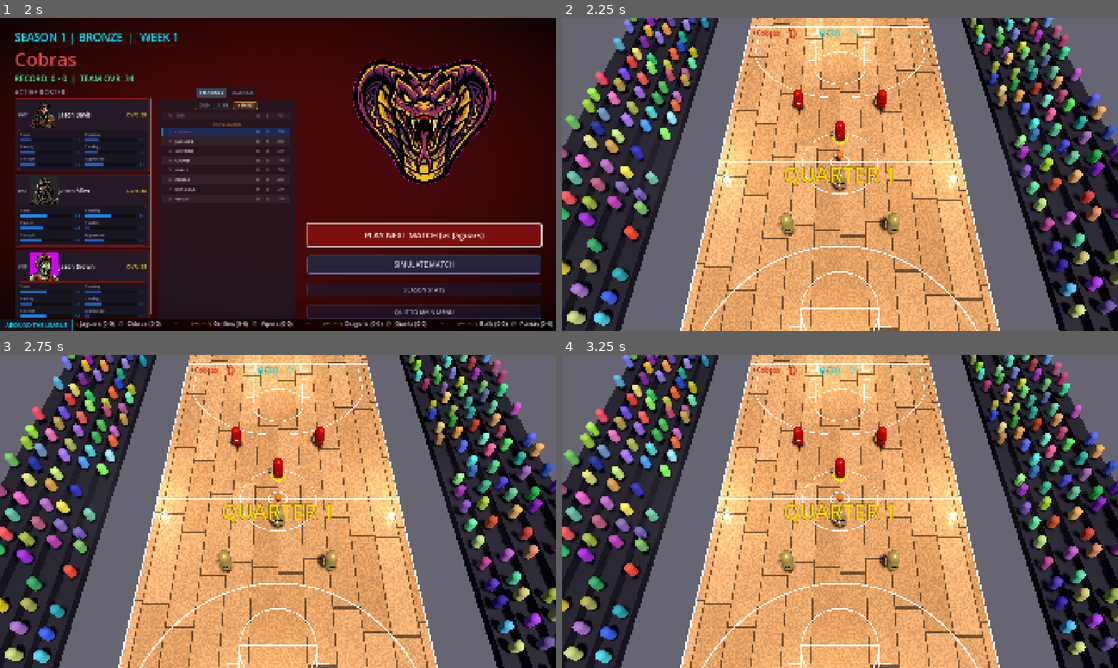
Above: before the commit, frames 1-4 (two rows, left to right).
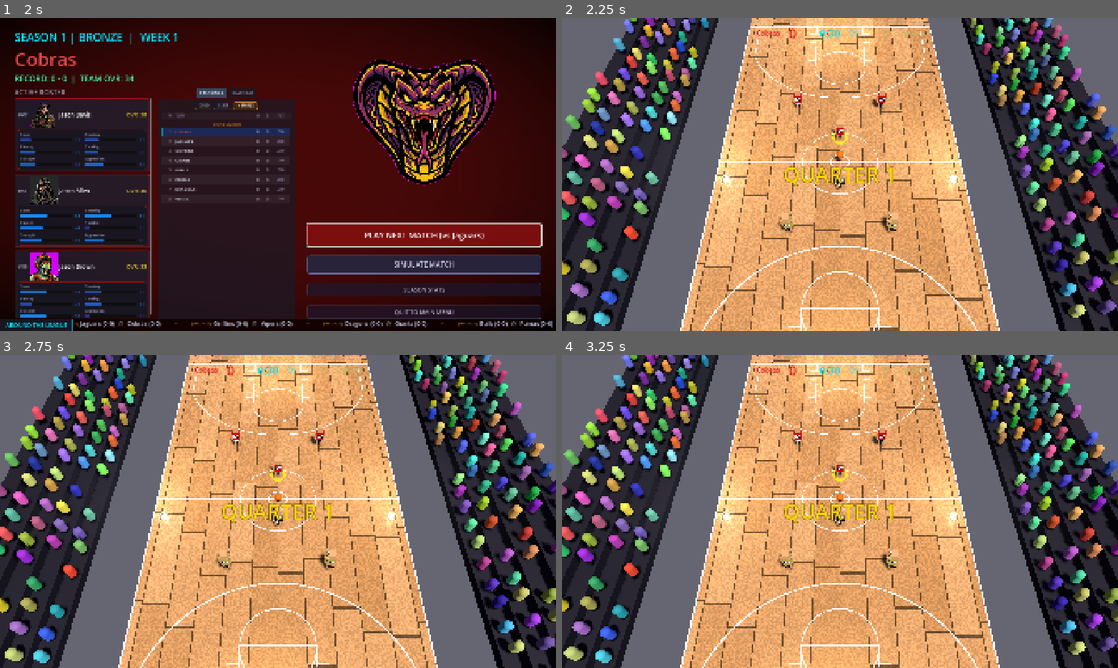
Above: after the commit, the same moments.

Repository: jerbtrundles/ball
Game: Godot game, scene res://ui/main_menu.tscn
Two runs of this game, one before a commit and one after it. Both use one fixed random seed, a clock stepped at 60 frames per second and the inputs below.
Inputs (mouse positions are in pixels of both pictures, inside the frame that each line leads up to):
- Up to frame 1 (2 s): click "NEW FRANCHISE" at 0.5 s; click "START SEASON 1" at 1.25 s
- Up to frame 2 (2.25 s): click "PLAY NEXT MATCH (vs Jaguars)" at 2 s
- Up to frame 3 (2.75 s): no input
- Up to frame 4 (3.25 s): tap Enter (ui_accept) at 2.75, 3.02 s; move the mouse to (962, 495) at 2.77 s; hold D (move_right) from 2.78 s (still down); tap J (action_pass) at 2.85 s; click (962, 495) at 2.92 s

Frame 1 is identical in both runs. In frame 2, 0.8% of the frame differs, in the area x 38-61%, y 22-70%; in frame 3, 0.8%; in frame 4, 0.8%.

Commit message:
feat: add player character script with full movement, state management, ball interaction, and procedural model generation.

Diff:
--- a/scenes/characters/player.gd
+++ b/scenes/characters/player.gd
@@ -99,21 +99,84 @@
 var _buff_indicator_mesh: MeshInstance3D = null
 var _buff_indicator_mat: StandardMaterial3D = null
 
+# Procedural animation nodes
+var _model_root: Node3D = null
+var _torso: MeshInstance3D = null
+var _head: MeshInstance3D = null
+var _leg_pivot_l: Node3D = null
+var _leg_pivot_r: Node3D = null
+var _foot_l: MeshInstance3D = null
+var _foot_r: MeshInstance3D = null
+var _jersey_label_front: Label3D = null
+var _jersey_label_back: Label3D = null
+
+var _anim_time: float = 0.0
+var _dribble_time: float = 0.0
+
 func _setup_visuals() -> void:
+	# Hide the default capsule mesh if it exists
+	if mesh:
+		mesh.visible = false
+
+	# Root for all model parts
+	_model_root = Node3D.new()
+	_model_root.name = "ModelRoot"
+	add_child(_model_root)
+
 	var color = team_colors[team_index] if team_index < team_colors.size() else Color.WHITE
 	if custom_team_color.a > 0.0:
 		color = custom_team_color
 
 	team_color_material.albedo_color = color
-	team_color_material.albedo_color = color
 	team_color_material.emission_enabled = true
 	team_color_material.emission = color * 0.3
-	team_color_material.metallic = 0.6
-	team_color_material.roughness = 0.3
-	if mesh:
-		mesh.material_override = team_color_material
-
-	# Accent color for visor and details
+	team_color_material.metallic = 0.4
+	team_color_material.roughness = 0.6
+
+	# Skin-tone material for head and limbs
+	var skin_mat = StandardMaterial3D.new()
+	skin_mat.albedo_color = Color(0.85, 0.65, 0.45)
+	skin_mat.roughness = 0.8
+
+	# --- Torso ---
+	_torso = MeshInstance3D.new()
+	_torso.name = "Torso"
+	var torso_mesh = BoxMesh.new()
+	torso_mesh.size = Vector3(0.5, 0.7, 0.3)
+	_torso.mesh = torso_mesh
+	_torso.material_override = team_color_material
+	_torso.position = Vector3(0, 0.9, 0)
+	_model_root.add_child(_torso)
+
+	# --- Head ---
+	_head = MeshInstance3D.new()
+	_head.name = "Head"
+	var head_mesh = BoxMesh.new()
+	head_mesh.size = Vector3(0.35, 0.35, 0.35)
+	_head.mesh = head_mesh
+	_head.material_override = skin_mat
+	_head.position = Vector3(0, 0.55, 0) # Relative to torso center
+	_torso.add_child(_head)
+
+	# --- Jersey Numbers ---
+	_jersey_label_front = Label3D.new()
+	_jersey_label_front.name = "JerseyNumber_Front"
+	_jersey_label_front.text = str(jersey_number)
+	_jersey_label_front.font_size = 48
+	_jersey_label_front.outline_size = 12
+	_jersey_label_front.position = Vector3(0, 0, -0.16)
+	_jersey_label_front.rotation_degrees = Vector3(0, 180, 0)
+	_torso.add_child(_jersey_label_front)
+
+	_jersey_label_back = Label3D.new()
+	_jersey_label_back.name = "JerseyNumber_Back"
+	_jersey_label_back.text = str(jersey_number)
+	_jersey_label_back.font_size = 64
+	_jersey_label_back.outline_size = 16
+	_jersey_label_back.position = Vector3(0, 0, 0.16)
+	_torso.add_child(_jersey_label_back)
+
+	# --- Accent color for visor and details ---
 	var accent_color = Color(0.0, 1.0, 1.0) if team_index == 0 else Color(1.0, 1.0, 0.0)
 	var accent_mat = StandardMaterial3D.new()
 	accent_mat.albedo_color = accent_color
@@ -121,68 +184,74 @@
 	accent_mat.emission = accent_color
 	accent_mat.emission_energy_multiplier = 3.0
 
-	# Skin-tone material for arms
-	var skin_mat = StandardMaterial3D.new()
-	skin_mat.albedo_color = Color(0.85, 0.65, 0.45)
-	skin_mat.roughness = 0.8
-
-	# --- Visor (front-facing stripe so you can see direction) ---
+	# Add visor to head
 	var visor = MeshInstance3D.new()
 	visor.name = "Visor"
 	var visor_mesh = BoxMesh.new()
-	visor_mesh.size = Vector3(0.3, 0.12, 0.05)
+	visor_mesh.size = Vector3(0.25, 0.08, 0.05)
 	visor.mesh = visor_mesh
 	visor.material_override = accent_mat
-	visor.position = Vector3(0, 1.2, -0.34)
-	add_child(visor)
-
-	# --- Arms (left and right with pivot nodes for animation) ---
+	visor.position = Vector3(0, 0.05, -0.17)
+	_head.add_child(visor)
+
+	# --- Arms ---
 	for side in [-1, 1]:
 		var arm_pivot = Node3D.new()
 		arm_pivot.name = "ArmPivot_L" if side == -1 else "ArmPivot_R"
-		arm_pivot.position = Vector3(side * 0.38, 1.0, 0)  # Shoulder joint
-		add_child(arm_pivot)
-
-		if side == -1:
-			_left_arm_pivot = arm_pivot
-		else:
-			_right_arm_pivot = arm_pivot
-
-		# Upper arm
-		var upper_arm = MeshInstance3D.new()
-		upper_arm.name = "UpperArm"
-		var ua_mesh = CylinderMesh.new()
-		ua_mesh.top_radius = 0.07
-		ua_mesh.bottom_radius = 0.06
-		ua_mesh.height = 0.35
-		upper_arm.mesh = ua_mesh
-		upper_arm.material_override = skin_mat
-		upper_arm.position = Vector3(0, -0.18, 0)  # Hangs down from pivot
-		arm_pivot.add_child(upper_arm)
-
-		# Forearm
-		var forearm = MeshInstance3D.new()
-		forearm.name = "Forearm"
-		var fa_mesh = CylinderMesh.new()
-		fa_mesh.top_radius = 0.06
-		fa_mesh.bottom_radius = 0.05
-		fa_mesh.height = 0.3
-		forearm.mesh = fa_mesh
-		forearm.material_override = skin_mat
-		forearm.position = Vector3(0, -0.5, 0)  # Below upper arm
-		arm_pivot.add_child(forearm)
-
-		# Hand (small sphere)
+		arm_pivot.position = Vector3(side * 0.3, 0.25, 0) # Shoulder joint relative to torso
+		_torso.add_child(arm_pivot)
+
+		if side == -1: _left_arm_pivot = arm_pivot
+		else: _right_arm_pivot = arm_pivot
+
+		var arm_mesh = MeshInstance3D.new()
+		var am = CylinderMesh.new()
+		am.top_radius = 0.07
+		am.bottom_radius = 0.05
+		am.height = 0.6
+		arm_mesh.mesh = am
+		arm_mesh.material_override = skin_mat
+		arm_mesh.position = Vector3(0, -0.3, 0)
+		arm_pivot.add_child(arm_mesh)
+
 		var hand = MeshInstance3D.new()
-		hand.name = "Hand"
-		var hand_mesh = SphereMesh.new()
-		hand_mesh.radius = 0.06
-		hand_mesh.height = 0.12
-		hand.mesh = hand_mesh
+		var hm = SphereMesh.new()
+		hm.radius = 0.06
+		hm.height = 0.12
+		hand.mesh = hm
 		hand.material_override = skin_mat
-		hand.position = Vector3(0, -0.68, 0)
-		arm_pivot.add_child(hand)
-
+		hand.position = Vector3(0, -0.32, 0) # End of arm_mesh
+		arm_mesh.add_child(hand)
+
+	# --- Legs ---
+	for side in [-1, 1]:
+		var leg_pivot = Node3D.new()
+		leg_pivot.name = "LegPivot_L" if side == -1 else "LegPivot_R"
+		leg_pivot.position = Vector3(side * 0.15, -0.35, 0) # Hip joint relative to torso
+		_torso.add_child(leg_pivot)
+
+		if side == -1: _leg_pivot_l = leg_pivot
+		else: _leg_pivot_r = leg_pivot
+
+		var leg_mesh = MeshInstance3D.new()
+		var lm = CylinderMesh.new()
+		lm.top_radius = 0.1
+		lm.bottom_radius = 0.07
+		lm.height = 0.6
+		leg_mesh.mesh = lm
+		leg_mesh.material_override = skin_mat
+		leg_mesh.position = Vector3(0, -0.3, 0)
+		leg_pivot.add_child(leg_mesh)
+
+		var foot = MeshInstance3D.new()
+		var fm = BoxMesh.new()
+		fm.size = Vector3(0.12, 0.08, 0.22)
+		foot.mesh = fm
+		var foot_mat = StandardMaterial3D.new()
+		foot_mat.albedo_color = Color(0.1, 0.1, 0.1) # Black sneakers
+		foot.material_override = foot_mat
+		foot.position = Vector3(0, -0.3, -0.05) # Relative to leg_mesh center
+		leg_mesh.add_child(foot)
 
 	# --- Human player ring indicator ---
 	if is_human:
@@ -203,7 +272,7 @@
 		ring.position = Vector3(0, 0.05, 0)
 		add_child(ring)
 
-	# --- Buff Indicator Ring (hidden by default) ---
+	# --- Buff Indicator Ring ---
 	_buff_indicator_mesh = MeshInstance3D.new()
 	_buff_indicator_mesh.name = "BuffRing"
 	var buff_mesh = TorusMesh.new()
@@ -214,7 +283,7 @@
 	_buff_indicator_mat.transparency = BaseMaterial3D.TRANSPARENCY_ALPHA
 	_buff_indicator_mat.emission_enabled = true
 	_buff_indicator_mesh.material_override = _buff_indicator_mat
-	_buff_indicator_mesh.position = Vector3(0, 0.06, 0) # Just above human ring
+	_buff_indicator_mesh.position = Vector3(0, 0.06, 0)
 	_buff_indicator_mesh.visible = false
 	add_child(_buff_indicator_mesh)
 
@@ -303,6 +372,7 @@
 		State.PASSING:
 			_process_movement(delta)
 		State.CELEBRATING:
+			_update_animations(delta)
 			celebrate_timer -= delta
 			if celebrate_timer <= 0:
 				current_state = State.IDLE
@@ -311,6 +381,8 @@
 				velocity.y -= 20.0 * delta
 			move_and_slide()
 
+	_update_animations(delta)
+
 	# Update facing
 	if input_aim.length() > 0.1:
 		aim_direction = Vector3(input_aim.x, 0, input_aim.y).normalized()
@@ -325,15 +397,101 @@
 
 	# Ball follow
 	if has_ball and held_ball:
-		var ball_offset = facing_direction * 0.8 + Vector3(0, 0.8, 0)
+		# Procedural dribble offset
+		var dribble_y = 0.0
+		var dribble_fwd = 0.8
+		var dribble_side = 0.4
+
+		var freq = 10.0 if current_state in [State.RUNNING, State.SPRINTING] else 5.0
+		var amp = 0.5
+		var bounce = abs(sin(_dribble_time * freq))
+		dribble_y = 0.6 + bounce * amp
+
+		# Move ball slightly side to side
+		var side_swing = sin(_dribble_time * freq * 0.5) * 0.2
+
+		var right_vec = facing_direction.cross(Vector3.UP).normalized()
+		var ball_offset = facing_direction * dribble_fwd + Vector3(0, dribble_y, 0) + right_vec * (dribble_side + side_swing)
+
 		held_ball.global_position = global_position + ball_offset
 		held_ball.linear_velocity = Vector3.ZERO
 		held_ball.angular_velocity = Vector3.ZERO
+
+		# Rotate ball slightly as if dribbling
+		held_ball.rotation.x += delta * 15.0
 
 	# --- Floor safety: prevent falling through the court ---
 	if global_position.y < -1.0:
 		global_position.y = 0.5
 		velocity.y = 0
+
+func _update_animations(delta: float) -> void:
+	if not _model_root: return
+
+	_anim_time += delta
+
+	var horizontal_vel = Vector3(velocity.x, 0, velocity.z).length()
+	var is_moving = horizontal_vel > 0.5
+
+	if current_state == State.KNOCKED_DOWN:
+		# Handled by tween in receive_tackle, but let's reset rotations
+		_leg_pivot_l.rotation.x = 0
+		_leg_pivot_r.rotation.x = 0
+		return
+
+	if is_moving:
+		# Run cycle
+		var speed_mult = clampf(horizontal_vel * 1.5, 5.0, 15.0)
+		var cycle = _anim_time * speed_mult
+
+		# Leg swing
+		var leg_swing = sin(cycle) * 0.6
+		_leg_pivot_l.rotation.x = leg_swing
+		_leg_pivot_r.rotation.x = -leg_swing
+
+		# Torso bob & lean
+		_torso.position.y = 0.9 + abs(sin(cycle * 2.0)) * 0.08
+		_torso.rotation.z = -sin(cycle) * 0.05 # Side to side lean
+		_torso.rotation.x = 0.2 # Lean forward
+
+		# Arms swing in opposition to legs (if not shooting/passing)
+		if current_state in [State.RUNNING, State.SPRINTING, State.IDLE]:
+			_left_arm_pivot.rotation.x = -leg_swing * 0.8
+			_right_arm_pivot.rotation.x = leg_swing * 0.8
+	else:
+		# Idle breathing bob
+		var idle_cycle = _anim_time * 2.5
+		_torso.position.y = lerp(_torso.position.y, 0.9 + sin(idle_cycle) * 0.03, 0.1)
+		_torso.rotation.x = lerp_angle(_torso.rotation.x, 0.0, 0.1)
+		_torso.rotation.z = lerp_angle(_torso.rotation.z, 0.0, 0.1)
+
+		# Reset legs
+		_leg_pivot_l.rotation.x = lerp_angle(_leg_pivot_l.rotation.x, 0.0, 0.1)
+		_leg_pivot_r.rotation.x = lerp_angle(_leg_pivot_r.rotation.x, 0.0, 0.1)
+
+		# Gentle arm sway
+		if current_state == State.IDLE:
+			_left_arm_pivot.rotation.x = lerp_angle(_left_arm_pivot.rotation.x, sin(idle_cycle) * 0.1, 0.1)
+			_right_arm_pivot.rotation.x = lerp_angle(_right_arm_pivot.rotation.x, sin(idle_cycle) * 0.1, 0.1)
+
+	if current_state == State.CELEBRATING:
+		# Raise arms!
+		_left_arm_pivot.rotation.x = -2.5
+		_right_arm_pivot.rotation.x = -2.5
+		# Jump logic?
+		_torso.position.y += 0.2 # Float a bit
+
+	# --- Dribbling Arm Animation ---
+	if has_ball:
+		_dribble_time += delta
+		# Force right arm to follow the ball
+		var freq = 10.0 if current_state in [State.RUNNING, State.SPRINTING] else 5.0
+		var bounce = abs(sin(_dribble_time * freq))
+		# Simple rotation to make the hand reach down/up with the ball
+		_right_arm_pivot.rotation.x = 0.5 - (bounce * 1.2)
+		_right_arm_pivot.rotation.z = 0.4 # Reach out to the side
+	else:
+		_dribble_time = 0.0
 
 func _process_movement(delta: float) -> void:
 	var speed = sprint_speed if input_sprint else move_speed
@@ -779,12 +937,12 @@
 				if gm and gm.has_method("record_stat"):
 					gm.record_stat(attacker.team_index, attacker.roster_index, "steals")
 	was_tackled.emit()
-	# Visual: flatten mesh to show player is down
-	if mesh:
+	# Visual: flatten model to show player is down
+	if _model_root:
 		var tween = create_tween()
-		tween.tween_property(mesh, "scale", Vector3(1.3, 0.3, 1.3), 0.15)
+		tween.tween_property(_model_root, "scale", Vector3(1.3, 0.3, 1.3), 0.15)
 		tween.tween_interval(knockdown_timer - 0.3)
-		tween.tween_property(mesh, "scale", Vector3.ONE, 0.3)
+		tween.tween_property(_model_root, "scale", Vector3.ONE, 0.3)
 
 	# Lose pending points!
 	scatter_pending_points()
@@ -807,11 +965,11 @@
 	scatter_pending_points()
 
 	# Visual knockdown
-	if mesh:
+	if _model_root:
 		var tween = create_tween()
-		tween.tween_property(mesh, "scale", Vector3(1.3, 0.3, 1.3), 0.15)
+		tween.tween_property(_model_root, "scale", Vector3(1.3, 0.3, 1.3), 0.15)
 		tween.tween_interval(knockdown_timer - 0.3)
-		tween.tween_property(mesh, "scale", Vector3.ONE, 0.3)
+		tween.tween_property(_model_root, "scale", Vector3.ONE, 0.3)
 
 func apply_buff(buff_type: String, duration: float = 8.0) -> void:
 	## Apply a power-up buff. Reverts previous buff if any.
